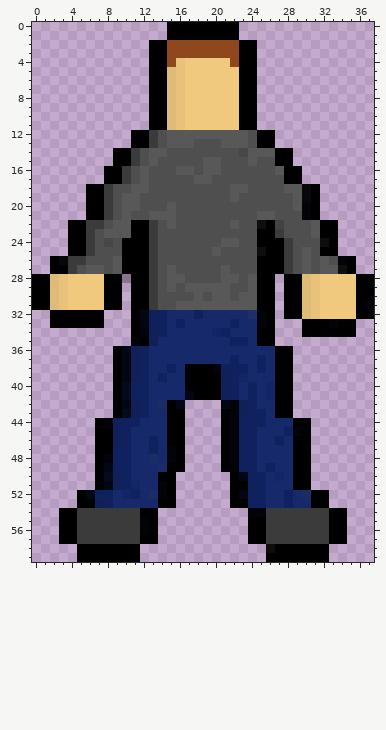
Pixel-art sprite, stored at assets-1/player/base/gargoyle_male.png. Above is the file before it was changed.
The file is 38x60 pixels. Pixels under 10% opacity are left out. Colours within 5 levels of each other are drawn and written as one.
And afterwards:
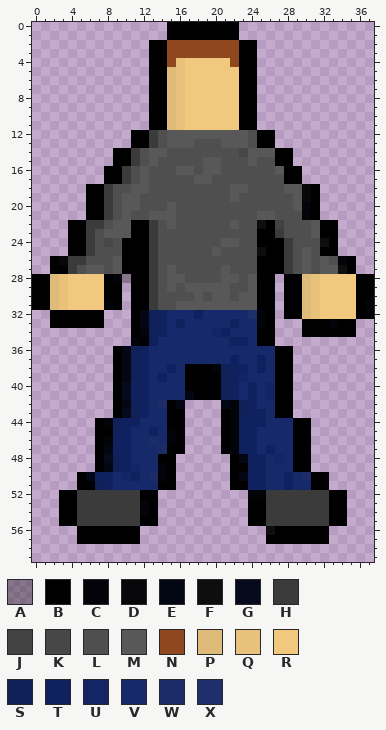
Palette (. is transparent): A #00000050  B #000000  C #02040a  D #08080a  E #030714  F #0e0e0e  G #050a1c  H #3b3b3b  J #424242  K #484747  L #504f4f  M #585858  N #8f471e  P #dfbb79  Q #e8c17a  R #f0c87e  S #102058  T #0f215e  U #132564  V #16296a  W #1c2c66  X #1e2f6c
Changes in this commit:
@@ x 0..37 @@
 44 .......BCSTTVVVBB....BCTTTVVVBB.......
-45 .......BBSTVVVVBB....BCTTVVVTCB.......
-46 .......BBSTVVTVBB....BCTTVVTVBB.......
-47 .......BBTTVVTVCB....BCTTVVVVBB.......
-48 .......BCTTVVWVCB....BCTTVVVVBB.......
-49 .......BETTVVVWBB....BCTTVTVVBB.......
-50 .......BGSTVVVBB......BETTVUVBB.......
-51 .......BESTUVVCB......BBTTVVVBB.......
-52 .....BETTVUTVWCB......BETTVVTVWBB.....
-53 .....BBSTVVVVVBB......BBTTVVTVVBB.....
-54 ...BBHHHHHHHBB..........CCHHHHHHHBB...
-55 ...BBHHHHHHHCB..........BBHHHHHHHBB...
-56 ...BBHHHHHHHCB..........BBHHHHHHHBB...
-57 ...BBHHHHHHHBB..........BBHHHHHHHBB...
-58 .....BBBBBBB..............FBBBBBB.....
-59 .....BBBBBBB..............BBBBBBB.....
+45 .......BBTTVVTVCB....BCTTVVVVBB.......
+46 .......BCTTVVWVCB....BCTTVVVVBB.......
+47 .......BETTVVVWBB....BCTTVTVVBB.......
+48 .......BGSTVVVBB......BETTVUVBB.......
+49 .......BESTUVVCB......BBTTVVVBB.......
+50 .....BETTVUTVWCB......BETTVVTVWBB.....
+51 .....BBSTVVVVVBB......BBTTVVTVVBB.....
+52 ...BBHHHHHHHBB..........CCHHHHHHHBB...
+53 ...BBHHHHHHHCB..........BBHHHHHHHBB...
+54 ...BBHHHHHHHCB..........BBHHHHHHHBB...
+55 ...BBHHHHHHHBB..........BBHHHHHHHBB...
+56 .....BBBBBBB..............FBBBBBB.....
+57 .....BBBBBBB..............BBBBBBB.....
+58 ......................................
+59 ......................................
Where, in picture pixels (left, top, right, bottom), the same in both pictures:
changed: (59, 427, 185, 562)
changed: (221, 427, 347, 562)
